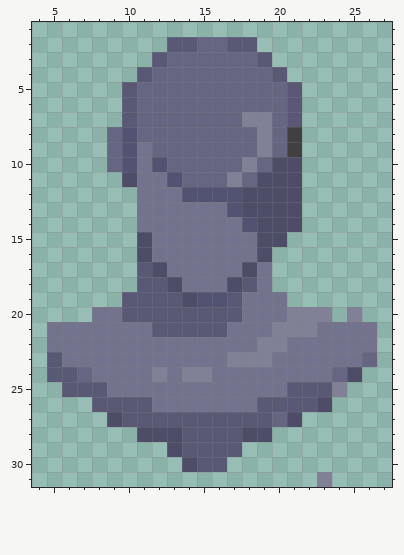
Two versions of one pixel-art file, Game Arts/icon.ase. Above, as it was before the edit.
32x32 pixels, 1 frame. Shown: x 4..27, y 1..31.
Once edited:
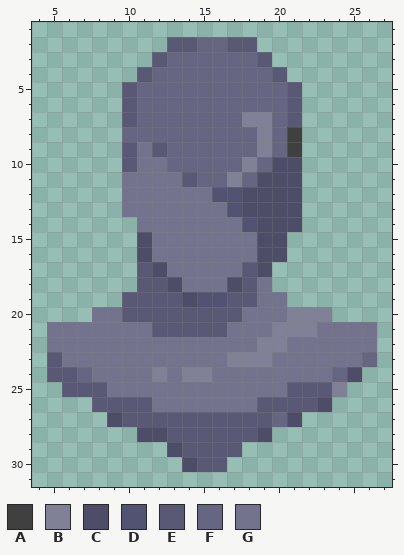
Palette (. is transparent): A #404040  B #808097  C #4d4d68  D #525272  E #595976  F #666682  G #73738e
What changed:
y 8: x 9..10 FD -> .F
y 9: x 9..10 FD -> .E; x 12 F -> E
y 10: x 9..10 FD -> .E; x 12 D -> G
y 11: x 10 C -> G; x 13..14 DF -> GE
y 12: x 10 . -> G; x 14..15 DD -> GG
y 13: x 10 . -> G
y 16: x 20 . -> C
y 17: x 18..19 CG -> EC
y 19: x 18 G -> E
y 20: x 25 B -> .
y 28: x 13 C -> E; x 18 C -> E
y 31: x 23 B -> .
Where, in picture pixels (left, top, right, bottom), the same in both pictures:
changed: (107, 127, 212, 217)
changed: (242, 247, 287, 307)
erased: (347, 307, 362, 322)
changed: (167, 427, 257, 442)
erased: (317, 472, 332, 487)
